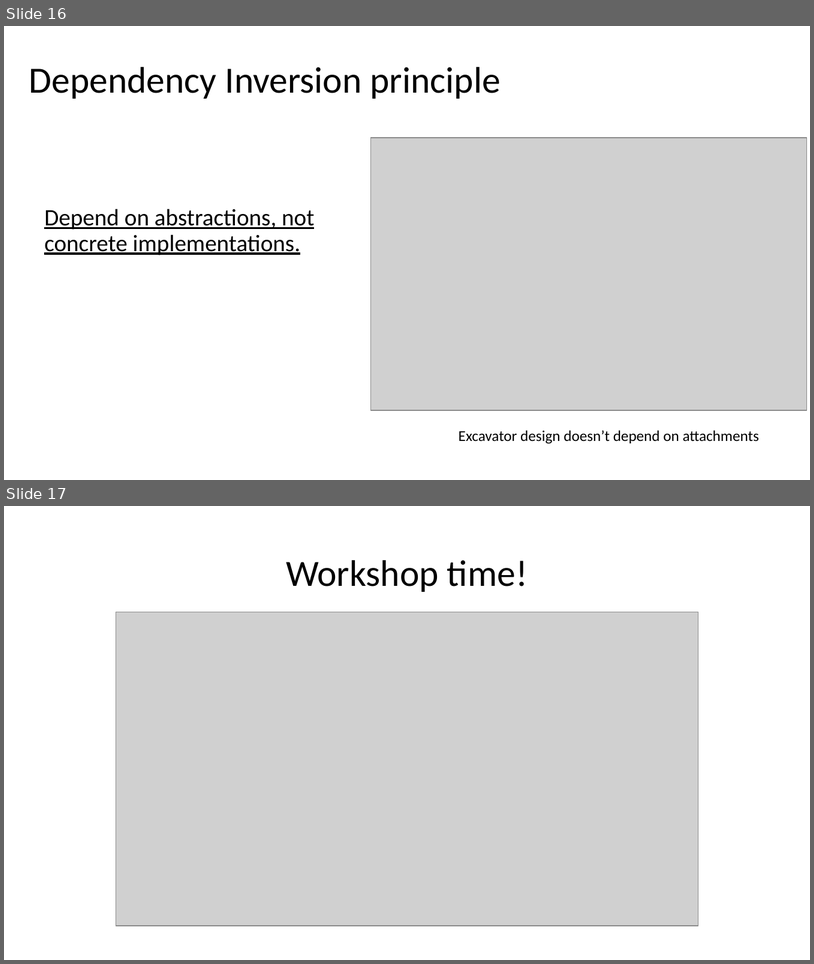
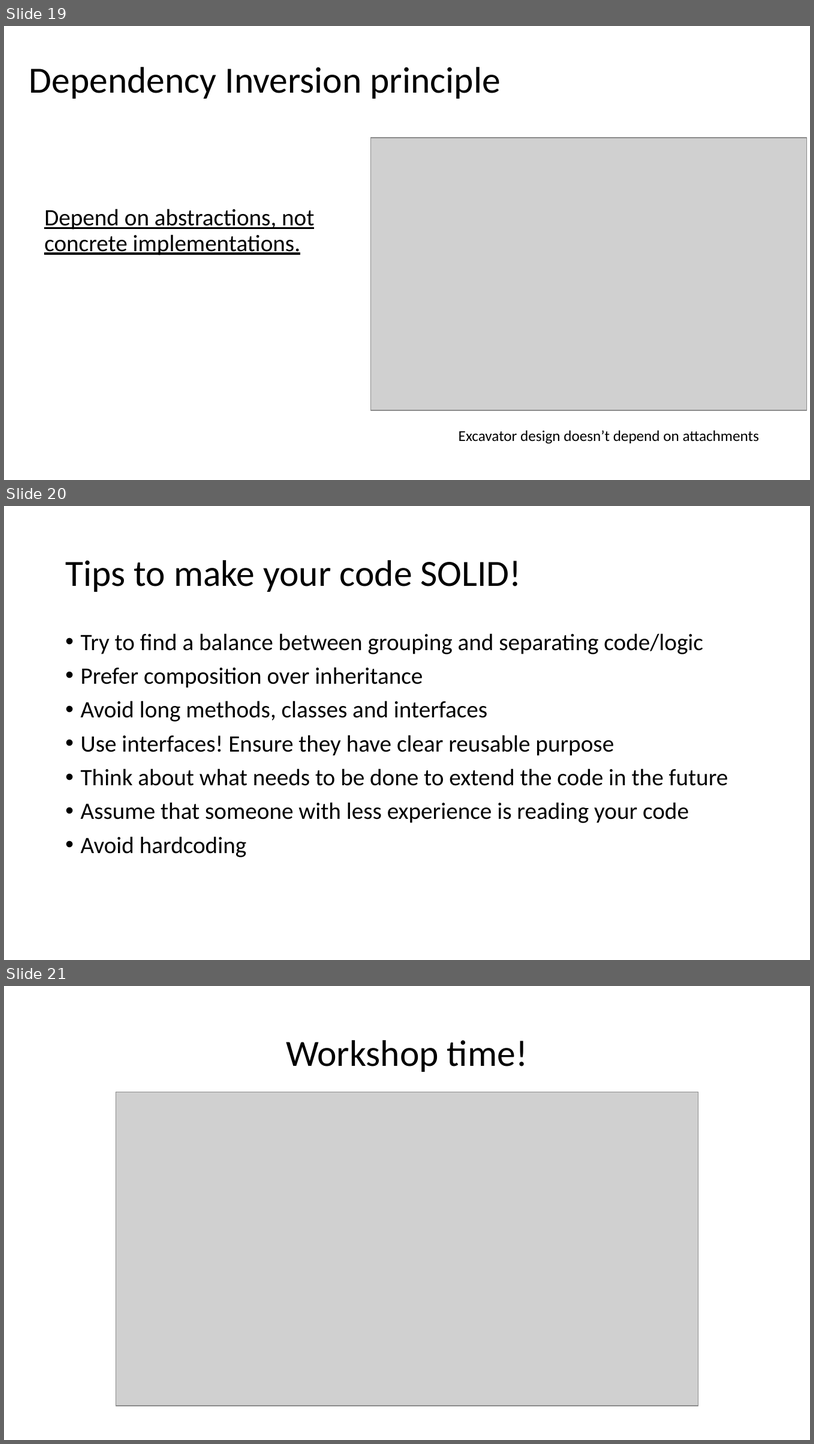
Before and after one commit to DonatasKukta/SOLID, a slide deck: SOLID.pptx. Shown one above the other, each under a label of ours: slides 16 and 17 before the commit, slides 19, 20 and 21 after it. The pictures are 814x964 and 814x1444 pixels, drawn with LibreOffice and Linux fonts; fonts in the diff are those of the drawing; grey boxes stand for pictures. Boxes give left, top, right and bottom in pixels: in the first picture for what was removed or moved away, otherwise in the second. Text is boxed around its words. In the diff, an @@ line names an element or a change of style, - is before the commit and + after.

```diff
--- a/SOLID.pptx
+++ b/SOLID.pptx
@@ slide 20 added at [4, 506, 810, 960], background #FFFFFF @@
@@ title added at [65, 560, 522, 592], 44 pt, text #000000 @@
+Tips to make your code SOLID!
@@ text added at [81, 633, 729, 857], 28 pt, text #000000 @@
+• Try to find a balance between grouping and separating code/logic
+• Prefer composition over inheritance
+• Avoid long methods, classes and interfaces
+• Use interfaces! Ensure they have clear reusable purpose
+• Think about what needs to be done to extend the code in the future
+• Assume that someone with less experience is reading your code
+• Avoid hardcoding
@@ what was slide 16 is now slide 19 @@
@@ what was slide 17 is now slide 21 @@
```
Also in this commit, not shown: 4 slides changed, 3 other slides added, 1 other file.
